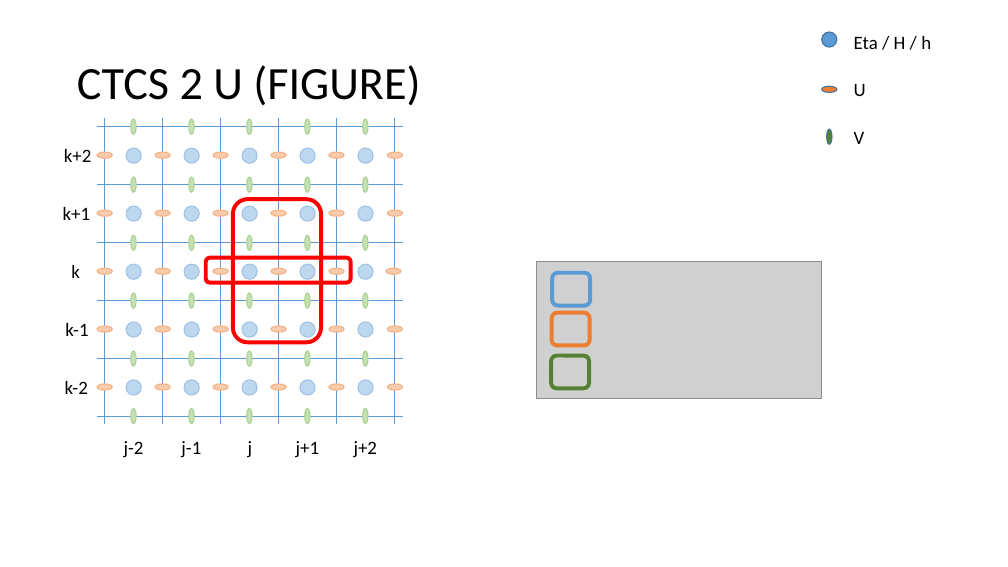
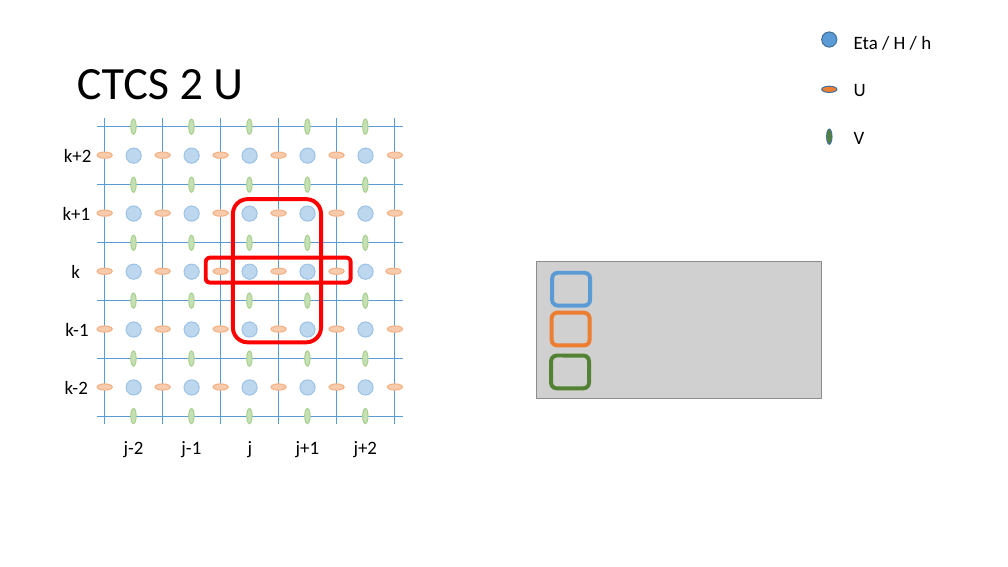
Before and after one commit to metno/gpu-ocean, a slide deck: slide 22 of python/fbl_ctcs_stencils.pptx (slide 14 before the commit). Drawn at 1008x567 pixels with LibreOffice and Linux fonts; fonts in the diff are those of the drawing; grey boxes stand for pictures. Boxes give left, top, right and bottom in pixels: in the first picture for what was removed or moved away, otherwise in the second. Text is boxed around its words. In the diff, an @@ line names an element or a change of style, - is before the commit and + after.

Commit message:
Improved stencil overview figures

```diff
--- a/python/fbl_ctcs_stencils.pptx
+++ b/python/fbl_ctcs_stencils.pptx
@@ title at [77,69,243,100]: text changed @@
-CTCS 2 U (FIGURE)
+CTCS 2 U
```
Also in this commit, not shown: 6 other slides changed, 8 slides added.
